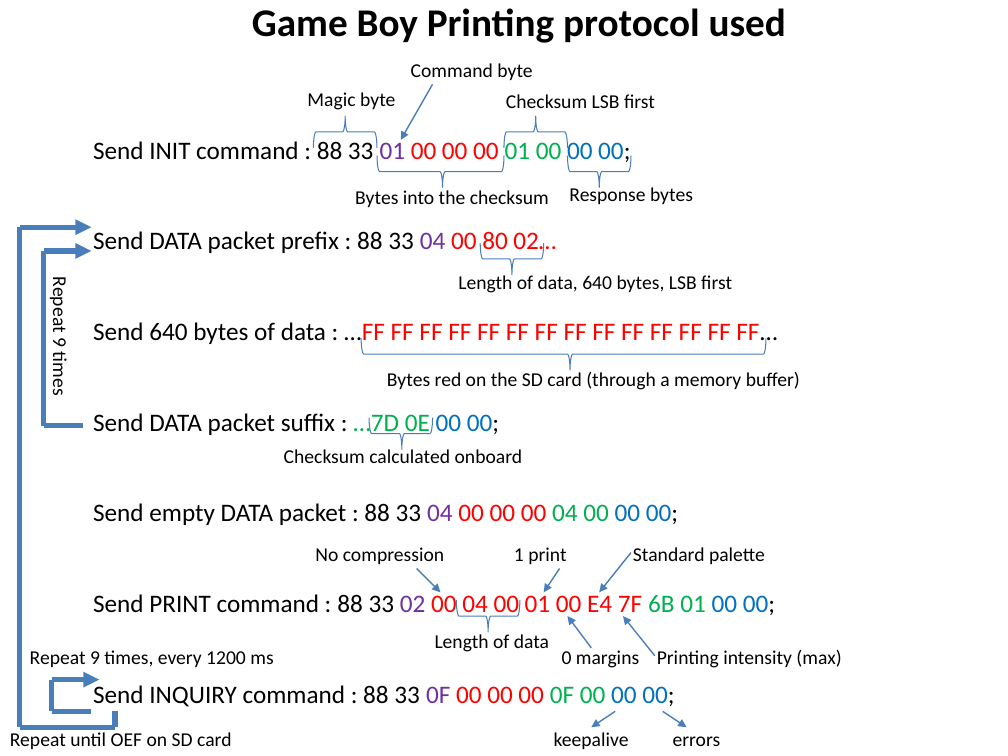
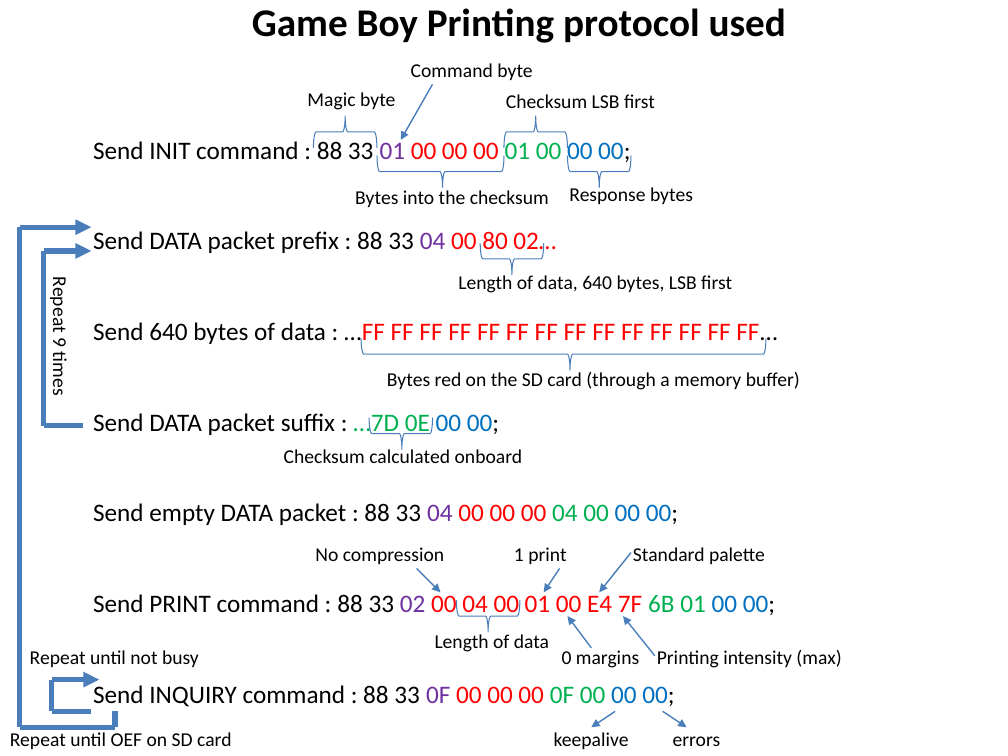
Before and after one commit to Raphael-Boichot/The-Arduino-SD-Game-Boy-Printer, a slide deck: slide 7 of Illustrations/Pinout_2024.pptx. Drawn at 1008x756 pixels with LibreOffice and Linux fonts; fonts in the diff are those of the drawing. Boxes give left, top, right and bottom in pixels: in the first picture for what was removed or moved away, otherwise in the second. Text is boxed around its words. In the diff, an @@ line names an element or a change of style, - is before the commit and + after.

```diff
--- a/Illustrations/Pinout_2024.pptx
+++ b/Illustrations/Pinout_2024.pptx
@@ text at (30, 650, 199, 667): text changed @@
-Repeat 9 times, every 1200 ms
+Repeat until not busy
```
Also in this commit, not shown: 1 other file.
